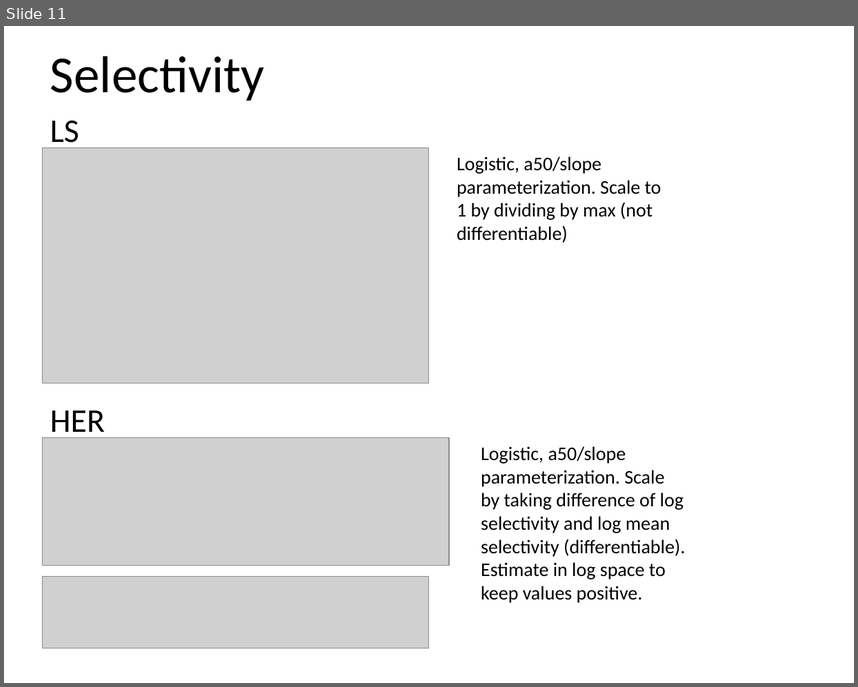
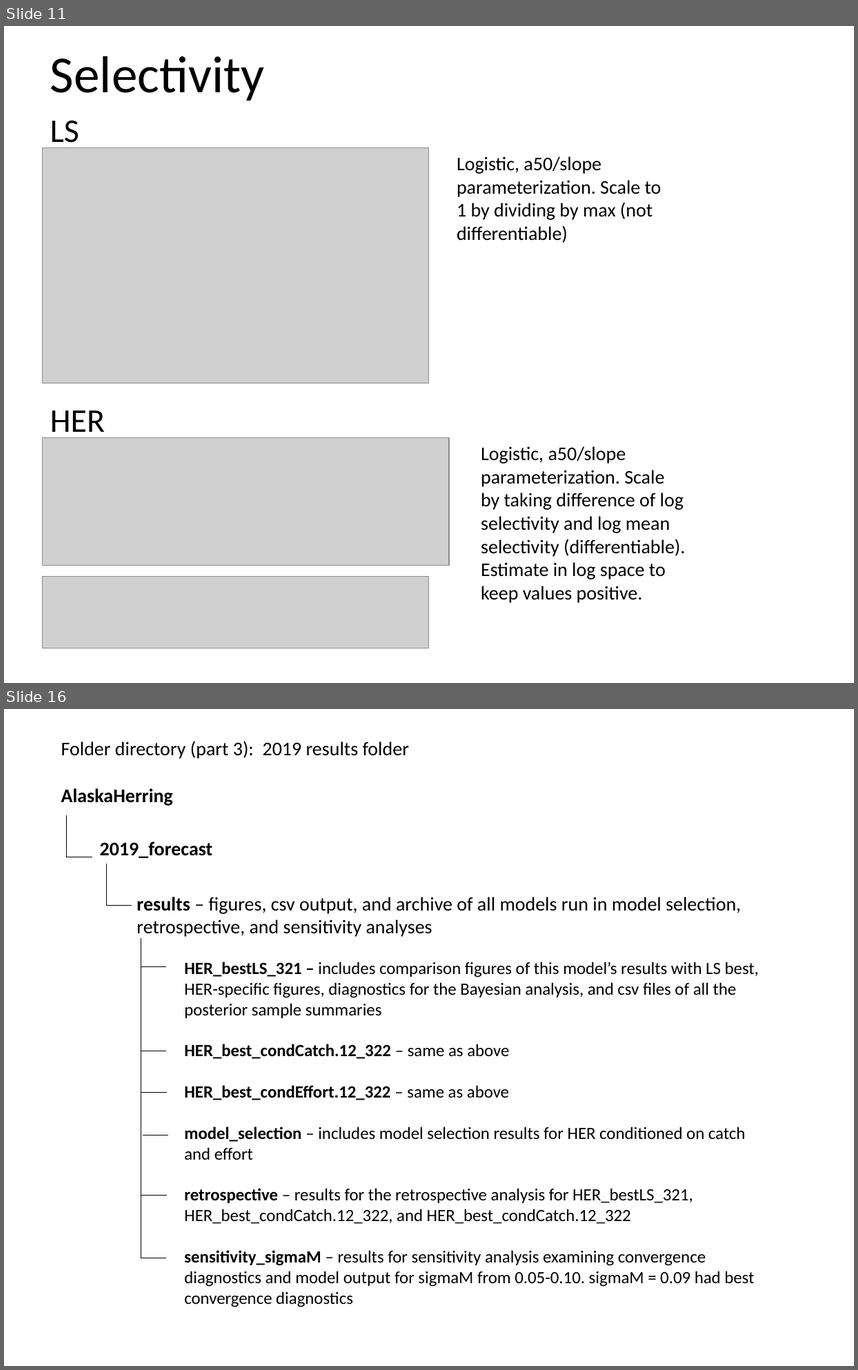
Before and after one commit to commfish/AlaskaHerring, a slide deck: technical_docs/popdy_her_ls.pptx. Shown one above the other, each under a label of ours: slide 11 before the commit, slides 11 and 16 after it; the slides between them are not shown. The pictures are 858x687 and 858x1370 pixels, drawn with LibreOffice and Linux fonts; fonts in the diff are those of the drawing; grey boxes stand for pictures. Boxes give left, top, right and bottom in pixels: in the first picture for what was removed or moved away, otherwise in the second. Text is boxed around its words. In the diff, an @@ line names an element or a change of style, - is before the commit and + after.

Commit message:
documentation for folder organization

```diff
--- a/technical_docs/popdy_her_ls.pptx
+++ b/technical_docs/popdy_her_ls.pptx
@@ slide 16 added at (4,709,854,1366), background #FFFFFF @@
@@ text added at (61,741,409,806), 18 pt, text #000000 @@
+Folder directory (part 3): 2019 results folder
+AlaskaHerring
@@ line added from (67, 816) to (67, 857), #000000 0.5 pt @@
@@ text added at (100,841,213,858), 18 pt, text #000000, bold @@
+2019_forecast
@@ line added from (67, 857) to (92, 857), #000000 0.5 pt @@
@@ line added from (106, 864) to (106, 905), #000000 0.5 pt @@
@@ line added from (106, 905) to (132, 905), #000000 0.5 pt @@
@@ text added at (136,897,741,937), 18 pt, text #000000 @@
+results – figures, csv output, and archive of all models run in model selection, retrospective, and sensitivity analyses
@@ text added at (184,962,759,1307), 16 pt, text #000000 @@
+HER_bestLS_321 – includes comparison figures of this model’s results with LS best, HER-specific figures, diagnostics for the Bayesian analysis, and csv files of all the posterior sample summaries
+HER_best_condCatch.12_322 – same as above
+HER_best_condEffort.12_322 – same as above
+model_selection – includes model selection results for HER conditioned on catch and effort
+retrospective – results for the retrospective analysis for HER_bestLS_321, HER_best_condCatch.12_322, and HER_best_condCatch.12_322
+sensitivity_sigmaM – results for sensitivity analysis examining convergence diagnostics and model output for sigmaM from 0.05-0.10. sigmaM = 0.09 had best convergence diagnostics
@@ line added from (142, 1135) to (168, 1135), #000000 0.5 pt @@
@@ line added from (141, 1195) to (167, 1195), #000000 0.5 pt @@
@@ group added at (141,939,167,1258): 5 lines @@
```
Also in this commit, not shown: 4 other slides added, 2 other files.
